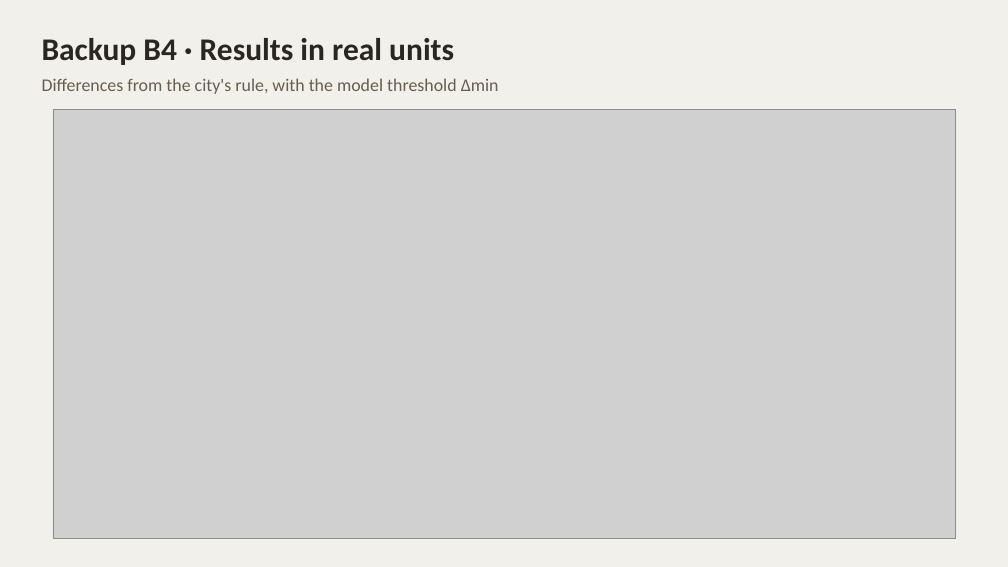
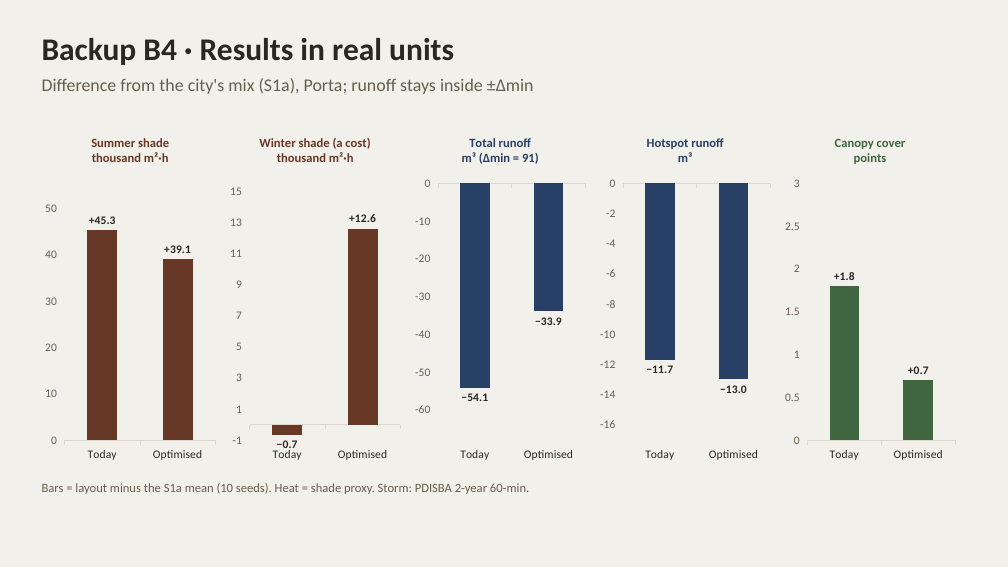
Before and after one commit to giofox96/shade-and-sponge, a slide deck: slide 23 of slides/shade_and_sponge_10nov_editable.pptx. Drawn at 1008x567 pixels with LibreOffice and Linux fonts; fonts in the diff are those of the drawing; grey boxes stand for pictures. Boxes give left, top, right and bottom in pixels: in the first picture for what was removed or moved away, otherwise in the second. Text is boxed around its words. In the diff, an @@ line names an element or a change of style, - is before the commit and + after.

```diff
--- a/slides/shade_and_sponge_10nov_editable.pptx
+++ b/slides/shade_and_sponge_10nov_editable.pptx
@@ text at [42,78,534,94]: text changed @@
-Differences from the city's rule, with the model threshold Δmin
+Difference from the city's mix (S1a), Porta; runoff stays inside ±Δmin
@@ picture removed at [53,110,955,538] @@
@@ column chart added at [42,121,219,469] @@
+title "Summer shade thousand m²·h"
+categories: Today, Optimised
+Series 1: 45.3, 39.1
@@ column chart added at [227,121,405,469] @@
+title "Winter shade (a cost) thousand m²·h"
+categories: Today, Optimised
+Series 1: -0.7, 12.6
@@ column chart added at [411,121,589,469] @@
+title "Total runoff m³ (Δmin = 91)"
+categories: Today, Optimised
+Series 1: -54.1, -33.9
@@ column chart added at [597,121,774,469] @@
+title "Hotspot runoff m³"
+categories: Today, Optimised
+Series 1: -11.7, -13
@@ column chart added at [782,121,960,469] @@
+title "Canopy cover points"
+categories: Today, Optimised
+Series 1: 1.8, 0.7
@@ text added at [42,483,529,494], 12 pt, text #665E4F @@
+Bars = layout minus the S1a mean (10 seeds). Heat = shade proxy. Storm: PDISBA 2-year 60-min.
```
Also in this commit, not shown: 22 other slides changed, 3 slides added, 3 slides removed, 3 other files.
